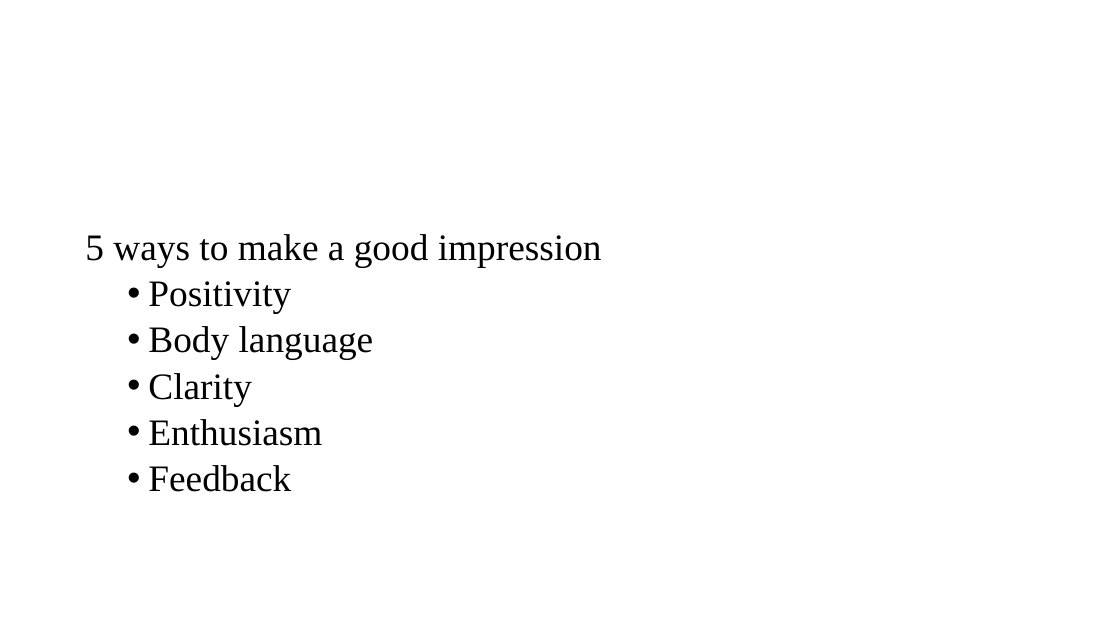
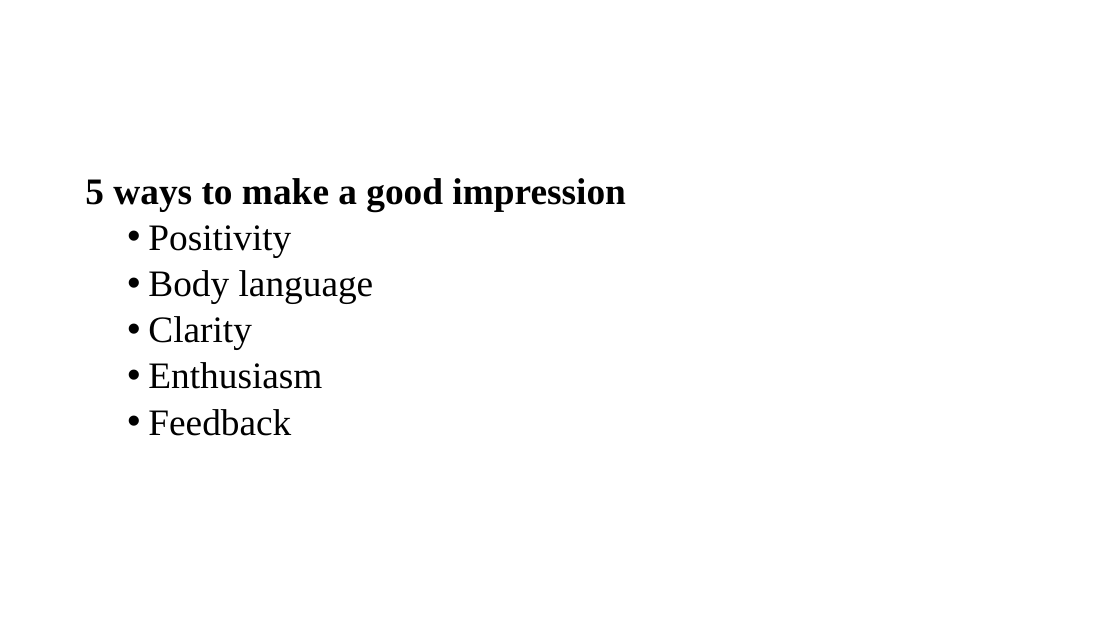
Before and after one commit to ngohungphuc/Presentation, a slide deck: slide 11 of SE.pptx. Drawn at 1120x630 pixels with LibreOffice and Linux fonts; fonts in the diff are those of the drawing. Boxes give left, top, right and bottom in pixels: in the first picture for what was removed or moved away, otherwise in the second. Text is boxed around its words. In the diff, an @@ line names an element or a change of style, - is before the commit and + after.

```diff
--- a/SE.pptx
+++ b/SE.pptx
@@ text at [85,178,625,211]: bold on in "5 ways to make a good impression" @@
```
Also in this commit, not shown: 8 other slides changed.
